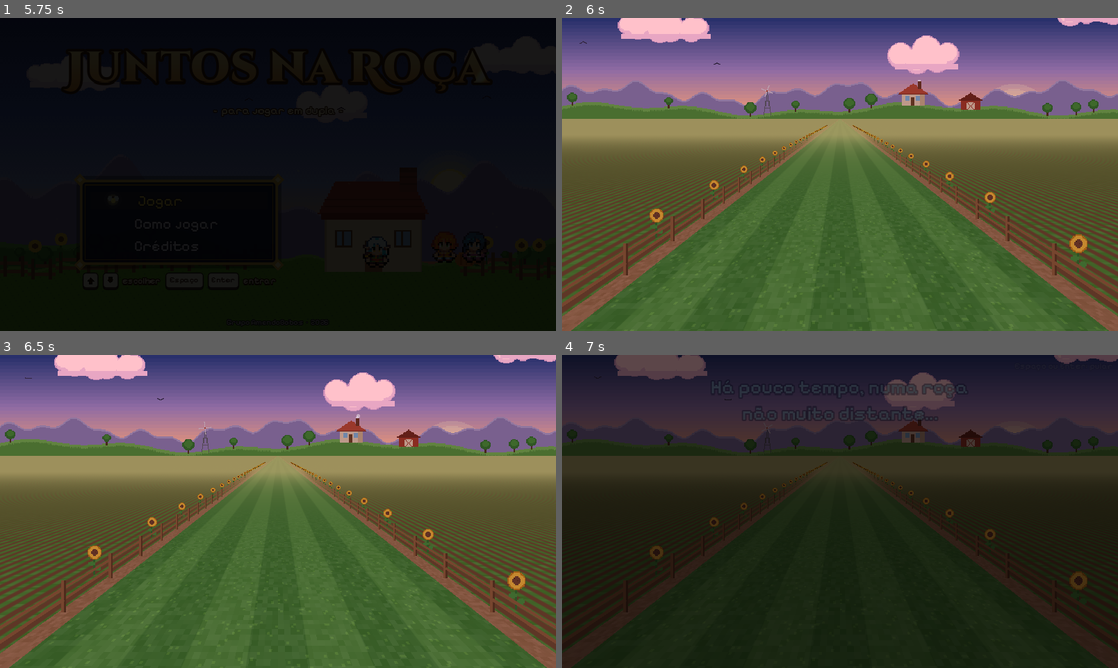
Above: before the commit, frames 1-4 (two rows, left to right).
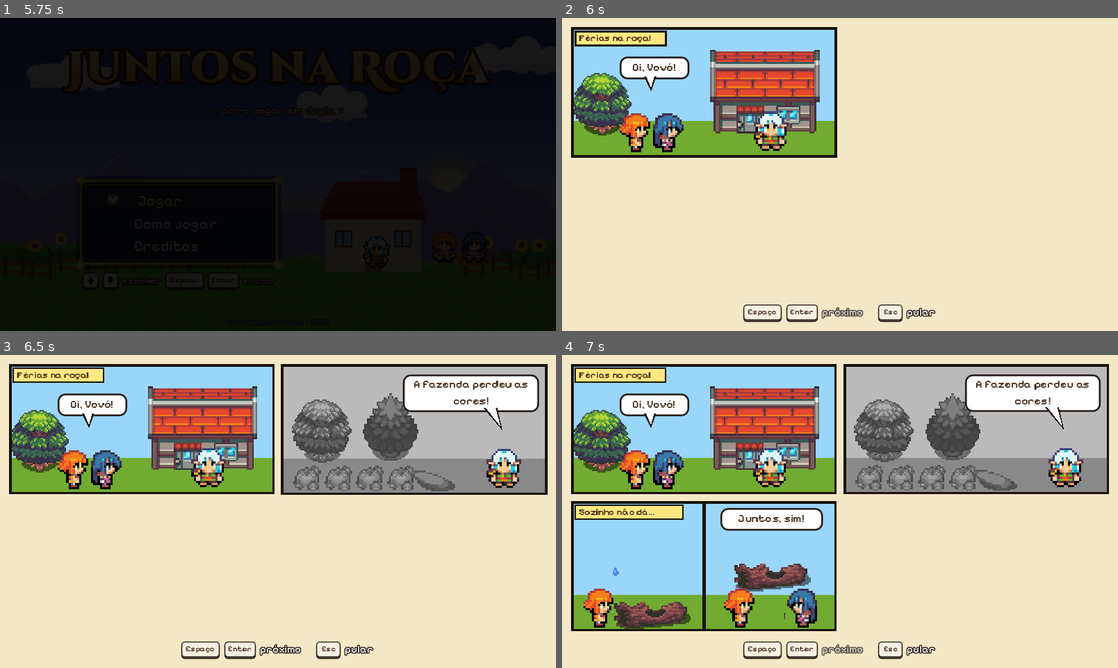
Above: after the commit, the same moments.

Repository: NicolasSimoes/juntos-na-roca
Game: Godot game, scene res://cenas/menu_principal.tscn
Two runs of this game, one before a commit and one after it. Both use one fixed random seed, a clock stepped at 60 frames per second and the inputs below.
Inputs:
- Up to frame 1 (5.75 s): tap Enter (p2_acao) at 0.5, 1.35 s; hold D (p1_direita) 0.53-1.28 s; tap Space (p1_acao) at 0.6 s; hold S (p1_baixo) 1.28-2.03 s; hold D (p1_direita) 2.03-2.78 s; tap Down (p2_baixo) at 2.1 s; hold W (p1_cima) 2.78-3.53 s; tap Up (p2_cima) at 2.85 s; hold A (p1_esquerda) 3.53-5.03 s; tap Right (p2_direita) at 3.6 s; tap Left (p2_esquerda) at 4.35 s; hold S (p1_baixo) from 5.03 s (still down); tap Keypad Enter at 5.1 s
- Up to frame 2 (6 s): release S (p1_baixo) at 5.78 s; hold D (p1_direita) from 5.78 s (still down); tap Space (p1_acao) at 5.85 s
- Up to frame 3 (6.5 s): keep holding D (p1_direita)
- Up to frame 4 (7 s): release D (p1_direita) at 6.53 s; hold W (p1_cima) from 6.53 s (still down); tap Enter (p2_acao) at 6.6 s

Frame 1 is identical in both runs. In frame 2, 100% of the frame differs, in the area x 0-100%, y 0-100%; in frame 3, 100%; in frame 4, 97%.

Commit message:
feat(narrativa): Jogar vai direto para os quadrinhos; prefácio guardado fora do fluxo
Co-Authored-By: Claude Opus 5.5 <noreply@anthropic.com>

Diff:
--- a/scripts/autoload/jogo.gd
+++ b/scripts/autoload/jogo.gd
@@ -74,7 +74,6 @@
 var horta: Array[Dictionary] = []
 var fotos: Array[Dictionary] = []
 var ultimo_papel_a := 2   # quem fez o papel da esquerda por último (para sugerir a troca)
-var prefacio_volta_ao_menu := false   # o prefácio foi aberto pelo menu (só para assistir)?
 var _texturas := {}
 
 
--- a/scripts/telas/menu_principal.gd
+++ b/scripts/telas/menu_principal.gd
@@ -195,9 +195,10 @@
 	Sons.tocar("menu_ok")
 	match OPCOES[_escolha]:
 		"Jogar":
-			# Jogar: prefácio -> quadrinhos -> tela inicial -> fazenda
-			Jogo.prefacio_volta_ao_menu = false
-			_sair_para("res://cenas/prefacio.tscn")
+			# Jogar: quadrinhos -> tela inicial -> fazenda.
+			# A abertura estilo Star Wars (cenas/prefacio.tscn) continua no projeto,
+			# guardada, mas fora do caminho do jogo. Para religar, troque por ela aqui.
+			_sair_para("res://cenas/quadrinhos.tscn")
 		"Como jogar", "Créditos":
 			_abrir_painel(PAINEIS[OPCOES[_escolha]])
 
Not shown, added: docs/narrativa.md
